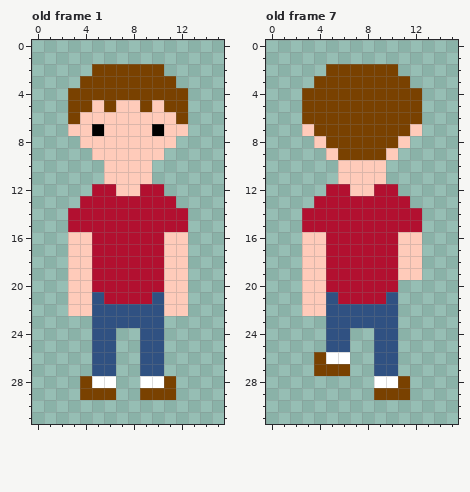
Edited in one commit: pixel-art file (games/poco/resources/assets/sprites/player/player.ase). The picture above was drawn from the file before the commit.
16x32 pixels, 7 frames. Shown: old frame 1, old frame 7. The commit also changed other frames, which this record leaves out.
Once edited:
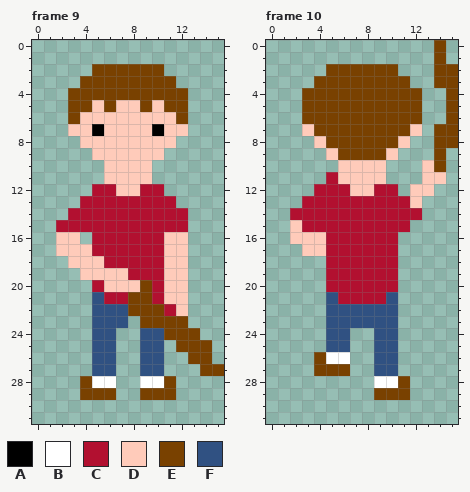
Palette (. is transparent): A #000000  B #ffffff  C #b21030  D #ffcbba  E #794100  F #305182
A new or re-ordered frame is compared with the old frame closest to it.
Changes in this commit:
frames 7 -> 13
Frame 9 is new; against old frame 1:
y 15: x 2 . -> C
y 16: x 2 . -> D; x 4 D -> .
y 17: x 2 . -> D
y 18: x 5 C -> D
y 19: x 3 D -> .; x 5..7 CCC -> DDD
y 20: x 3..4 DD -> ..; x 6..9 CCCC -> DDDE
y 21: x 3..4 DD -> ..; x 8..10 CCF -> EEC
y 22: x 3..4 DD -> ..; x 8..11 FFFD -> EEEC
y 23: x 8..12 FFF.. -> .EEEE
y 24: x 11..13 ... -> EEE
y 25: x 12..14 ... -> EEE
y 26: x 13..14 .. -> EE
y 27: x 14..15 .. -> EE
Frame 10 is new; against old frame 7:
y 0..1: x 14 . -> E
y 2..3: x 14..15 .. -> EE
y 4..6: x 15 . -> E
y 7..8: x 14..15 .. -> EE
y 9: x 14 . -> E
y 10: x 13..14 .. -> DE
y 11: x 5 . -> C; x 13..14 .. -> DD
y 12: x 4 . -> C; x 12..13 .. -> DD
y 13: x 3 . -> C; x 12 . -> D
y 14: x 2 . -> C
y 15: x 2 . -> D; x 12 C -> .
y 16: x 2 . -> D; x 11..12 DD -> ..
y 17: x 11..12 DD -> ..
y 18..19: x 3..4 DD -> ..; x 11..12 DD -> ..
y 20..22: x 3..4 DD -> ..
Pixel boxes of the changes (left, top, right, bottom) in both pictures:
changed: (56, 220, 224, 376)
changed: (398, 40, 458, 280)
changed: (290, 172, 338, 316)
